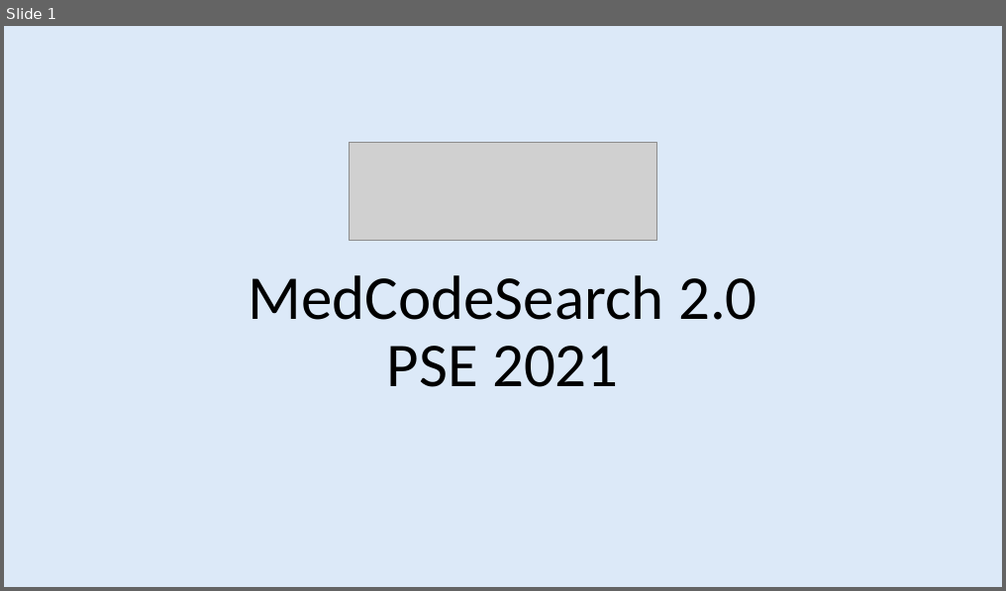
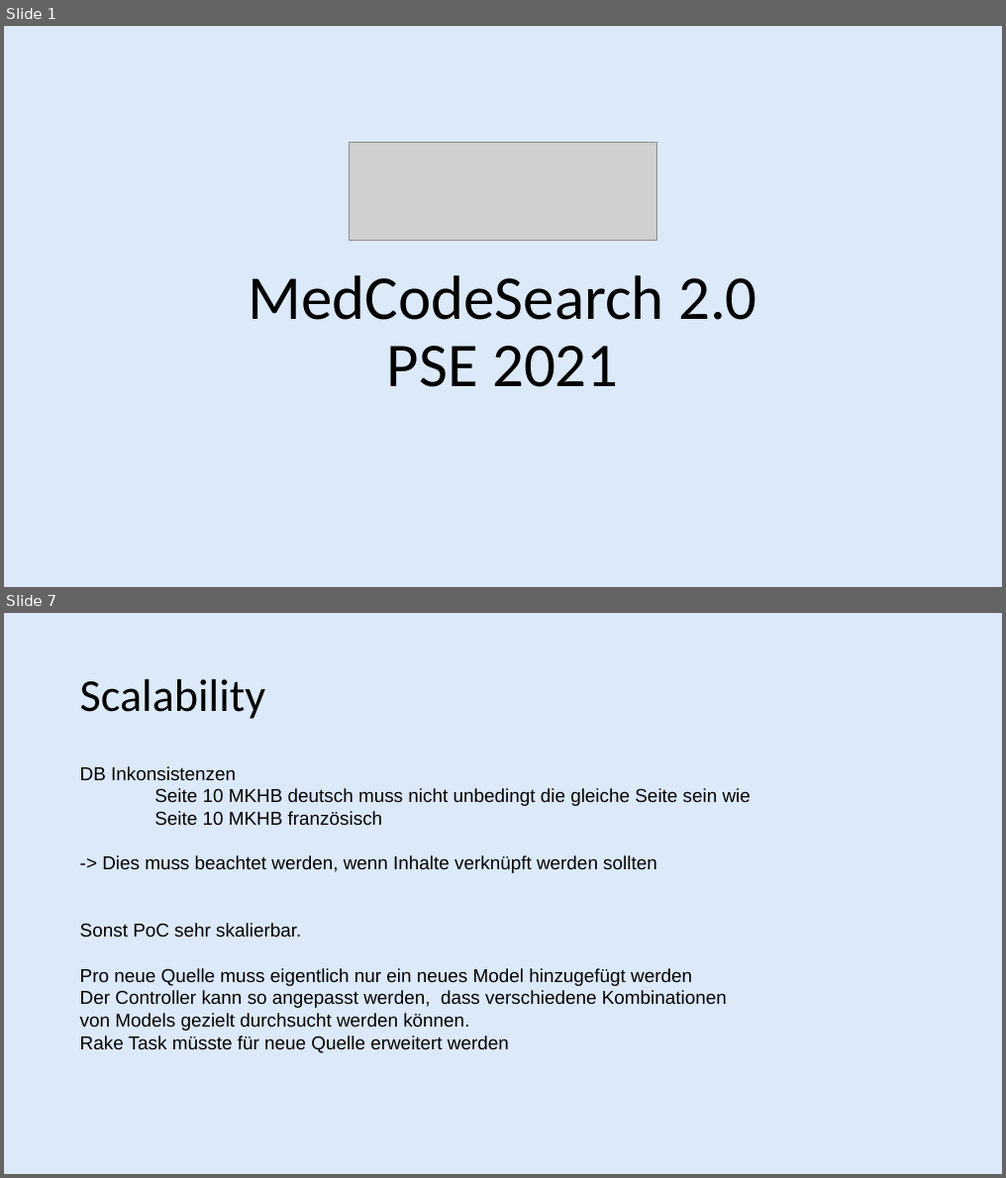
Before and after one commit to TheCodear/PSE-eonum-docrepo, a slide deck: meetings/PräsentationPoc.pptx. Shown one above the other, each under a label of ours: slide 1 before the commit, slides 1 and 7 after it; the slides between them are not shown. The pictures are 1006x591 and 1006x1178 pixels, drawn with LibreOffice and Linux fonts; fonts in the diff are those of the drawing; grey boxes stand for pictures; background and template pictures are left out. Boxes give left, top, right and bottom in pixels: in the first picture for what was removed or moved away, otherwise in the second. Text is boxed around its words. In the diff, an @@ line names an element or a change of style, - is before the commit and + after.

```diff
--- a/meetings/PräsentationPoc.pptx
+++ b/meetings/PräsentationPoc.pptx
@@ slide 7 added at box(4, 613, 1002, 1174), background #FFFFFF; not listed: 1 template element that a slide beside it also shows @@
@@ text added at box(80, 679, 266, 719), 44 pt, text #000000 @@
+Scalability
@@ text added at box(80, 766, 750, 1054), 18 pt, text #000000 @@
+DB Inkonsistenzen
+Seite 10 MKHB deutsch muss nicht unbedingt die gleiche Seite sein wie
+Seite 10 MKHB französisch
+-> Dies muss beachtet werden, wenn Inhalte verknüpft werden sollten
+Sonst PoC sehr skalierbar.
+Pro neue Quelle muss eigentlich nur ein neues Model hinzugefügt werden
+Der Controller kann so angepasst werden, dass verschiedene Kombinationen
+von Models gezielt durchsucht werden können.
+Rake Task müsste für neue Quelle erweitert werden
```
Also in this commit, not shown: 3 slides changed, 3 other slides added.
